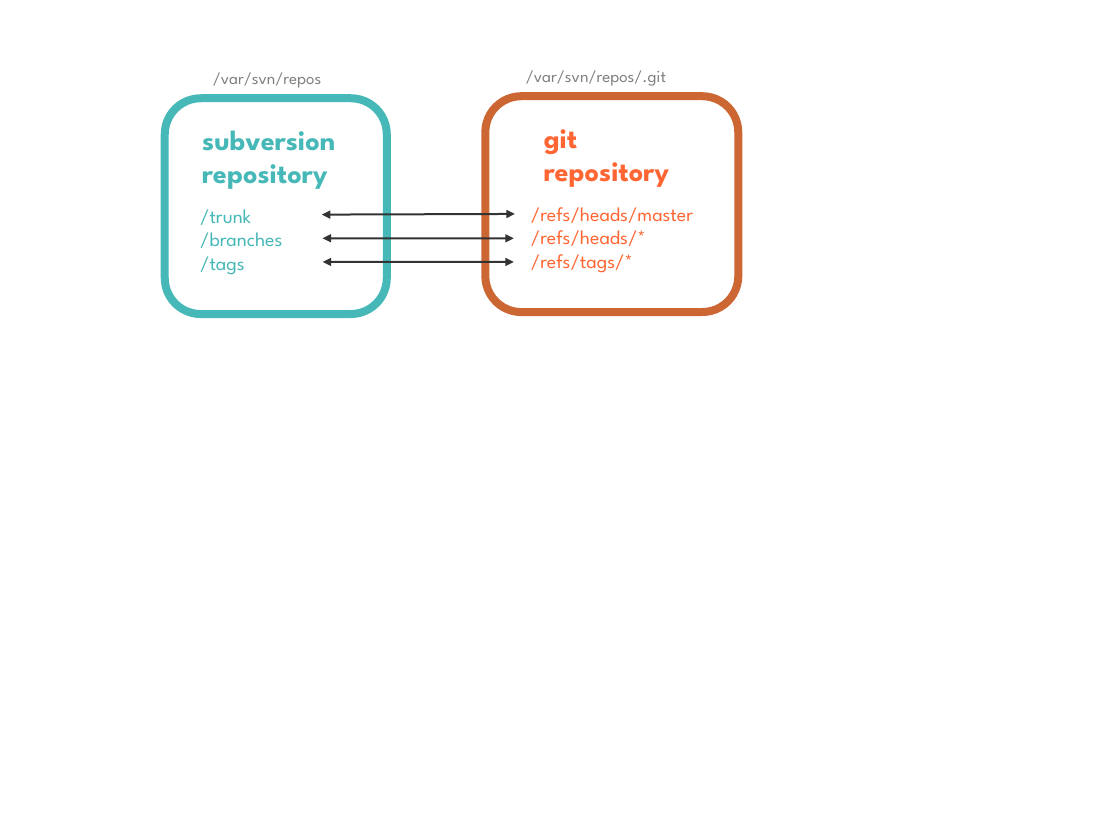
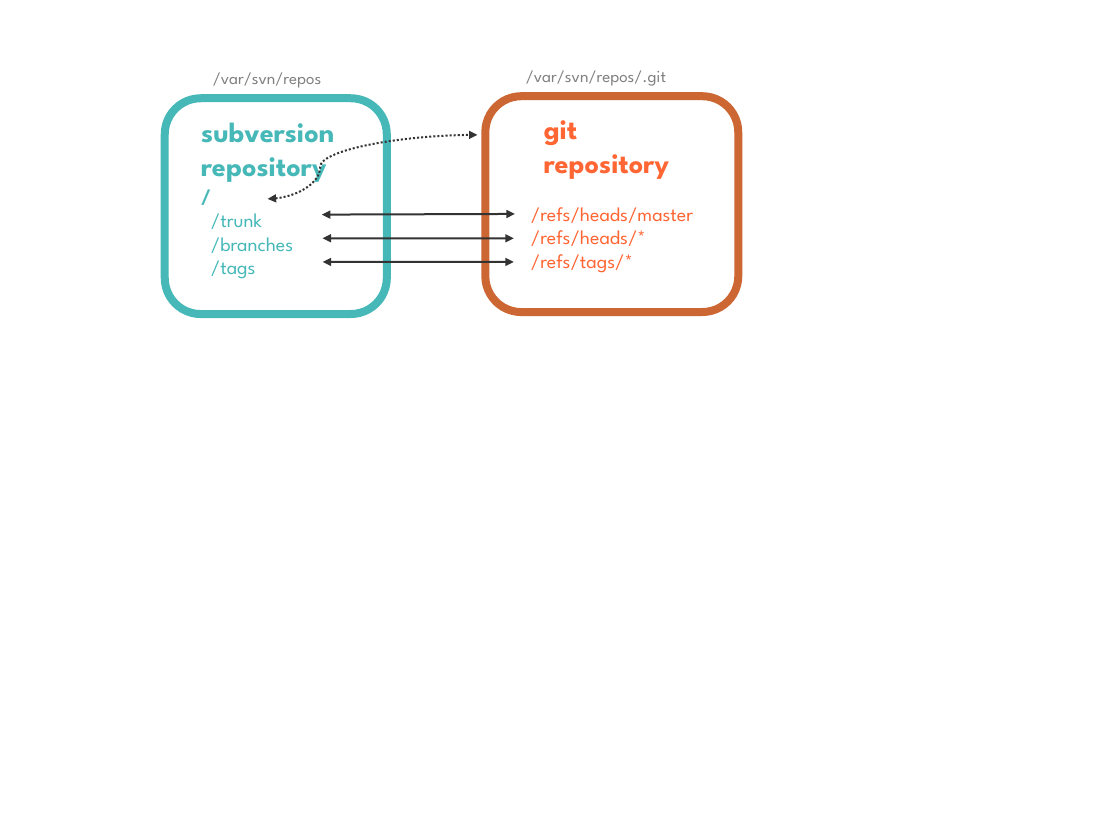
Before and after one commit to vs/subgit-book, a slide deck: slide 3 of subgit-book.odp. Drawn at 1120x840 pixels with LibreOffice and Linux fonts; fonts in the diff are those of the drawing. Boxes give left, top, right and bottom in pixels: in the first picture for what was removed or moved away, otherwise in the second. Text is boxed around its words. In the diff, an @@ line names an element or a change of style, - is before the commit and + after.

```diff
--- a/subgit-book.odp
+++ b/subgit-book.odp
@@ text "subversion": place and size @@
-text "subversion" at [202,130,335,189]
+text "subversion" at [201,122,334,184]
@@ text "git": place and size @@
-text "git" at [544,129,669,187]
+text "git" at [544,120,669,179]
@@ curved double arrow added from (268, 199) to (478, 135), #333333 1.42 pt @@
@@ text at [211,213,293,279]: paragraph added @@
+/
@@ text "/": place and size @@
-text "/" at [200,209,282,275]
+text "/" at [211,213,293,279]
```
Also in this commit, not shown: 1 other slide changed, 1 slide added, 5 other files.
